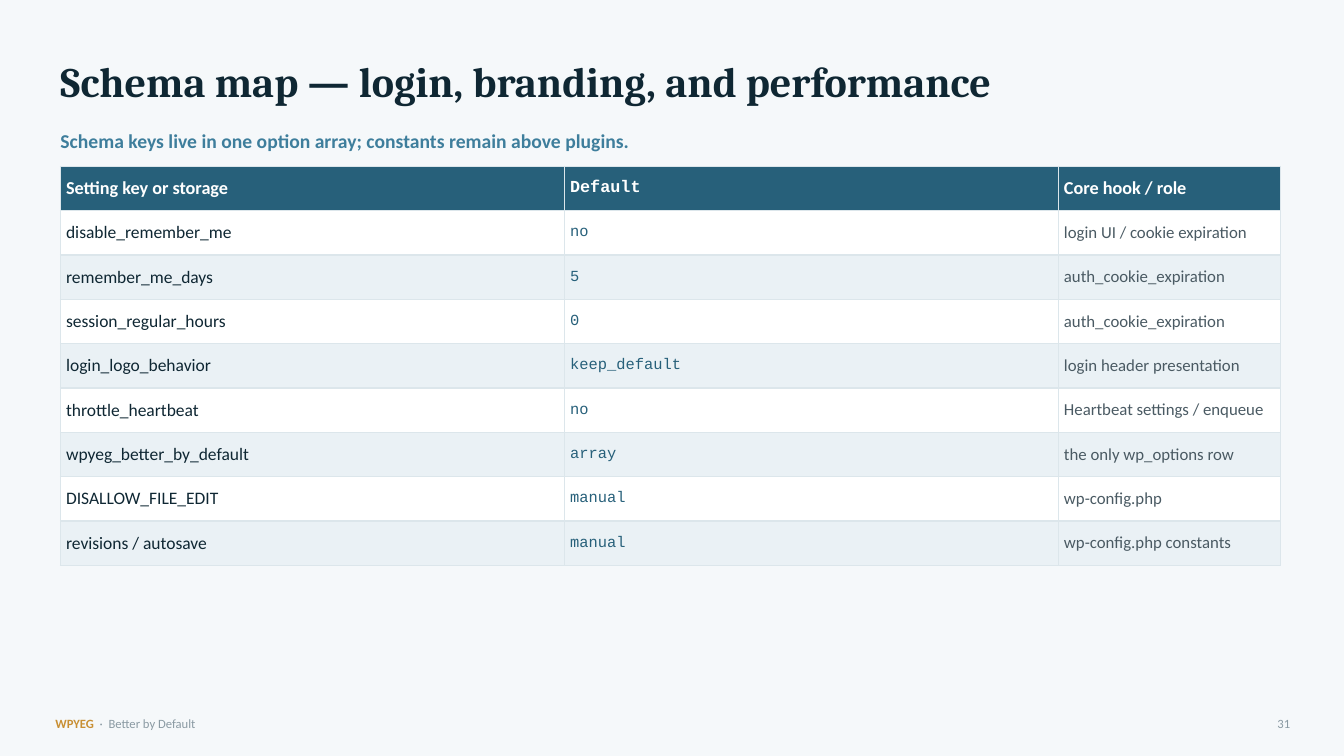
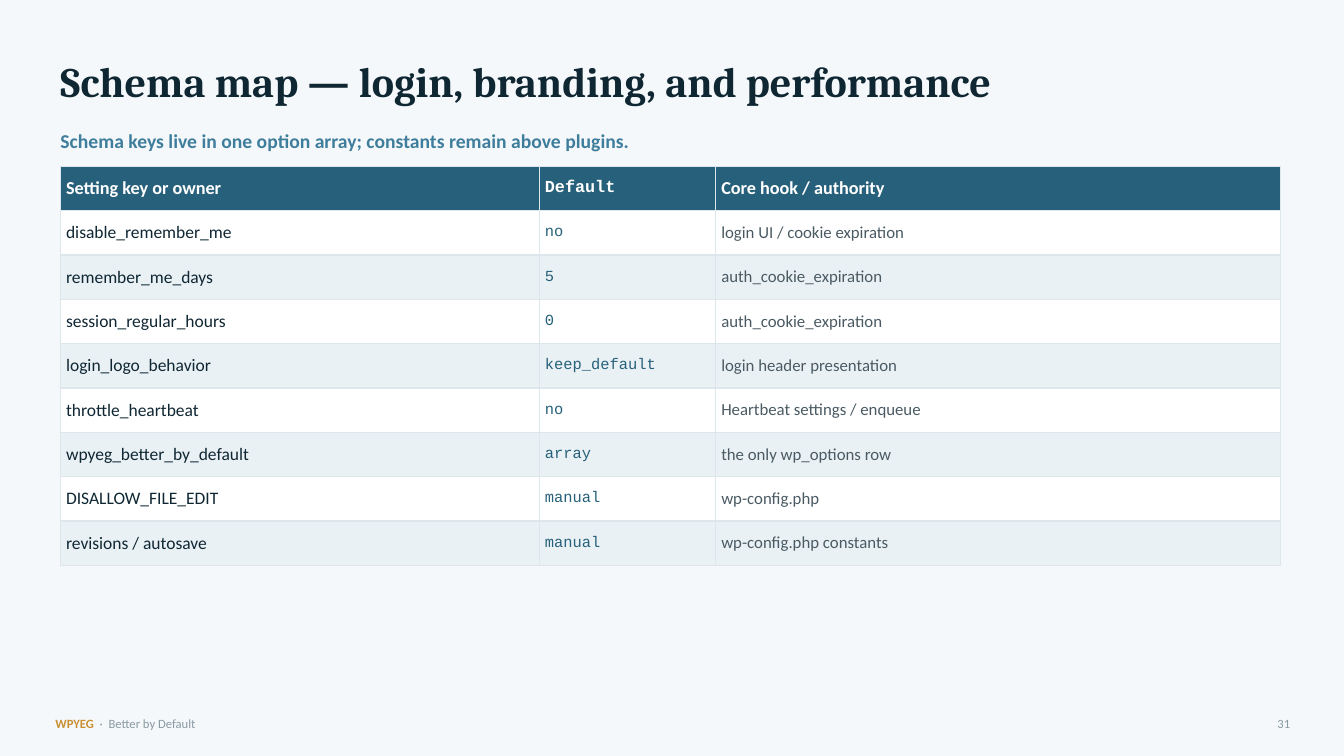
Before and after one commit to WPYEG/Better-by-Default, a slide deck: slide 31 of workshop/Better-by-Default.pptx. Drawn at 1344x756 pixels with LibreOffice and Linux fonts; fonts in the diff are those of the drawing. Boxes give left, top, right and bottom in pixels: in the first picture for what was removed or moved away, otherwise in the second. Text is boxed around its words. In the diff, an @@ line names an element or a change of style, - is before the commit and + after.

```diff
--- a/workshop/Better-by-Default.pptx
+++ b/workshop/Better-by-Default.pptx
@@ table at box(60, 166, 1280, 555) @@
-row 1, column 1: Setting key or storage
+row 1, column 1: Setting key or owner
-row 1, column 3: Core hook / role
+row 1, column 3: Core hook / authority
```
Also in this commit, not shown: 10 other slides changed, 7 other files.
